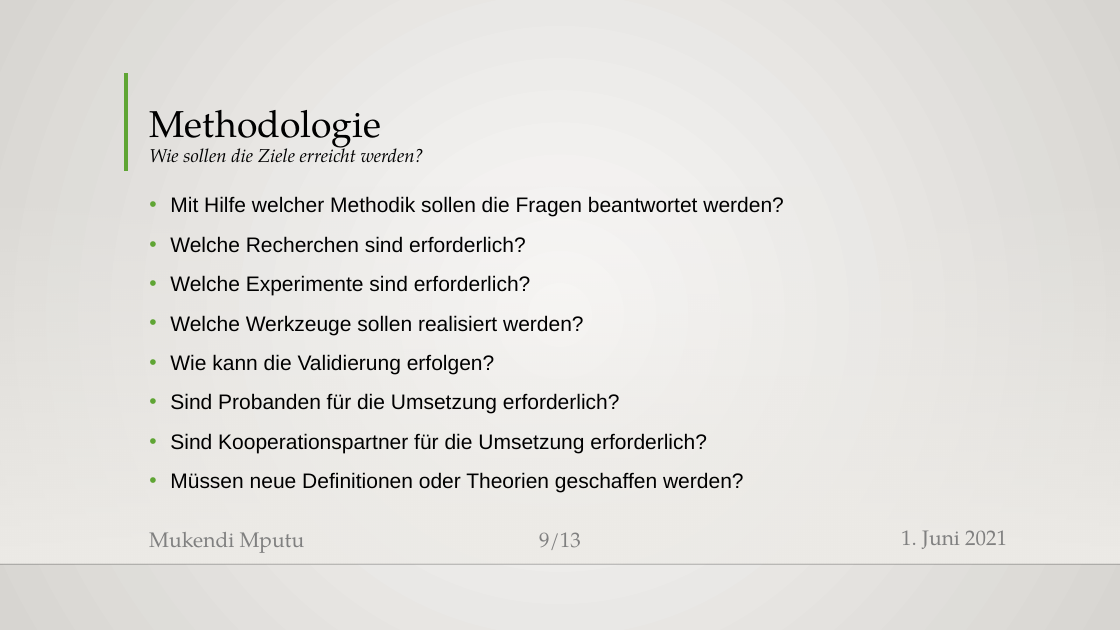
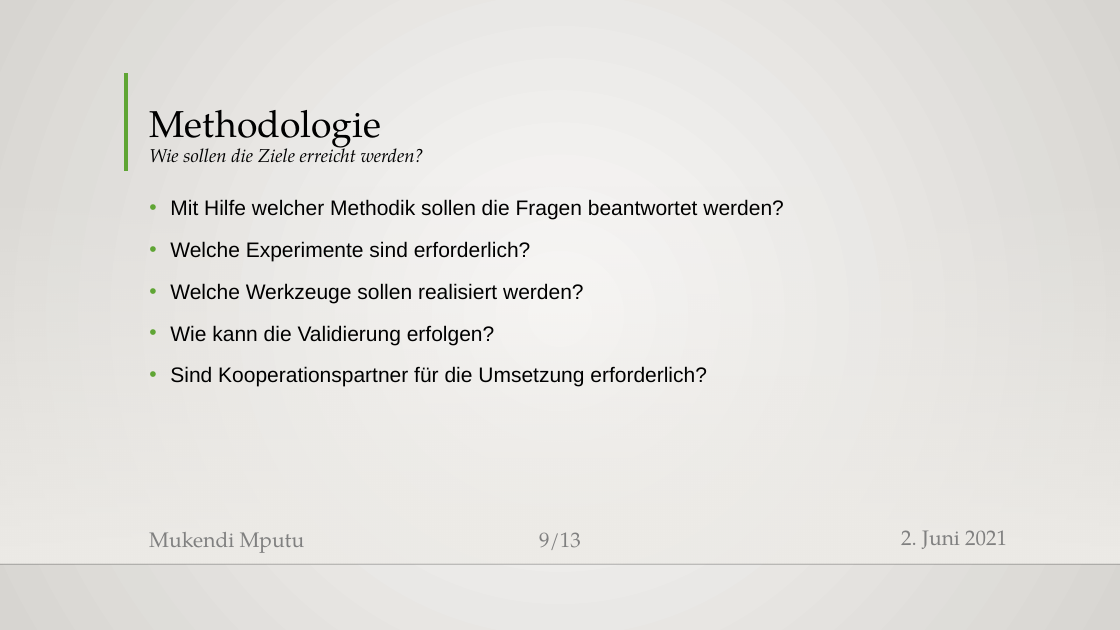
Before and after one commit to MukendiMputu/BachelorThesis, a slide deck: slide 9 of Proposalvortrag.pptx. Drawn at 1120x630 pixels with LibreOffice and Linux fonts; fonts in the diff are those of the drawing; background and template pictures are left out. Boxes give left, top, right and bottom in pixels: in the first picture for what was removed or moved away, otherwise in the second. Text is boxed around its words. In the diff, an @@ line names an element or a change of style, - is before the commit and + after.

```diff
--- a/Proposalvortrag.pptx
+++ b/Proposalvortrag.pptx
@@ text "Mit Hilfe welcher Methodik sollen ..." at <box>170,199,784,387</box>: line spacing 1.1 to 1.2 @@
@@ text at <box>170,236,526,253</box>: paragraph removed @@
-• Welche Recherchen sind erforderlich?
@@ text at <box>170,393,620,414</box>: paragraph removed @@
-• Sind Probanden für die Umsetzung erforderlich?
@@ text at <box>170,472,744,493</box>: paragraph removed @@
-• Müssen neue Definitionen oder Theorien geschaffen werden?
@@ text at <box>901,530,1007,549</box>: text changed @@
-1. Juni 2021
+2. Juni 2021
```
Also in this commit, not shown: 10 other slides changed, 1 slide added, 1 slide removed, 4 other files.
